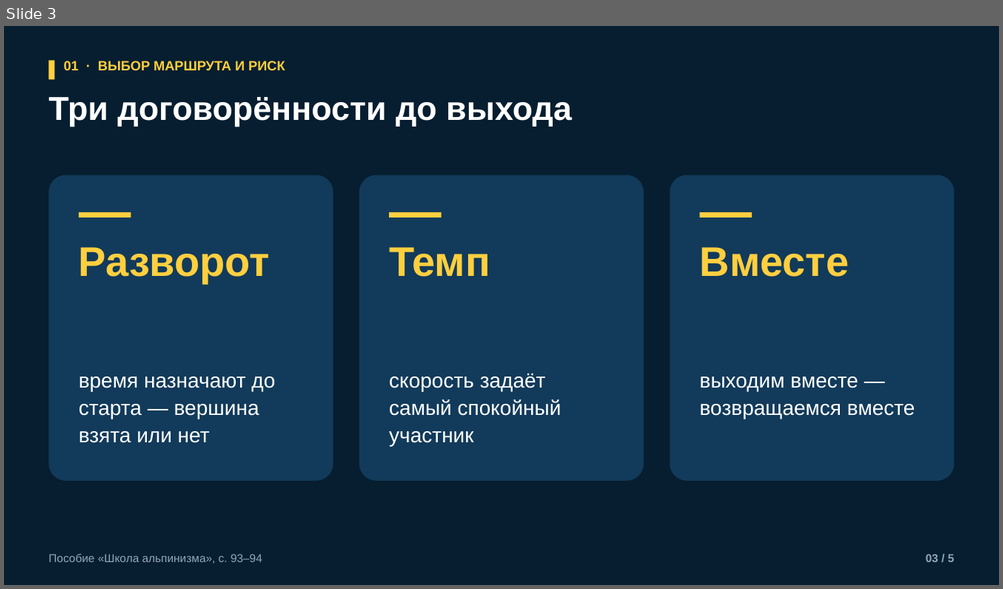
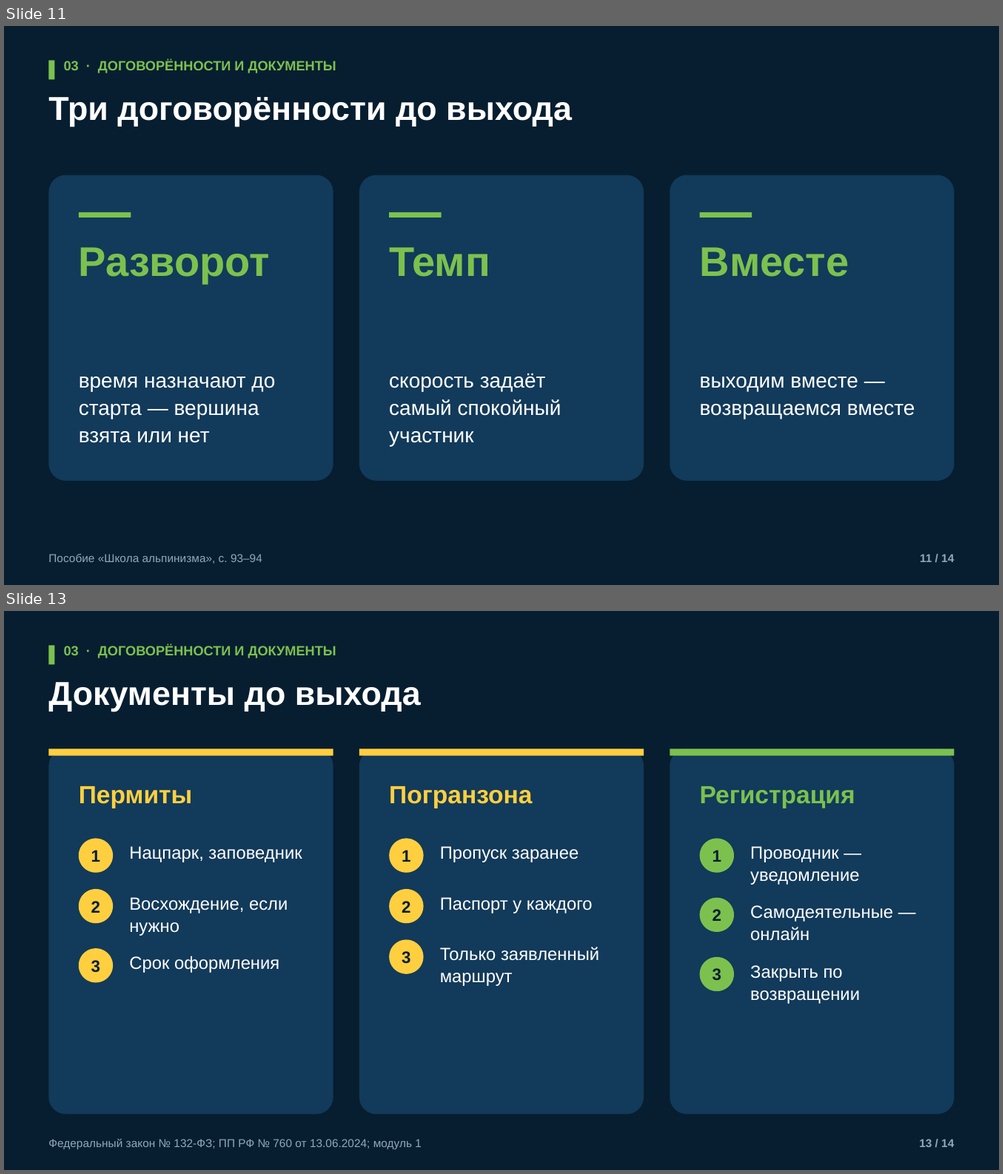
Before and after one commit to kirill54/far-education, a slide deck: presentations/lessons/M13-1_vybor-marshruta-i-risk.pptx. Shown one above the other, each under a label of ours: slide 3 before the commit, slides 11 and 13 after it; the slides between them are not shown. The pictures are 1003x589 and 1003x1174 pixels, drawn with LibreOffice and Linux fonts; fonts in the diff are those of the drawing. Boxes give left, top, right and bottom in pixels: in the first picture for what was removed or moved away, otherwise in the second. Text is boxed around its words. In the diff, an @@ line names an element or a change of style, - is before the commit and + after.

```diff
--- a/presentations/lessons/M13-1_vybor-marshruta-i-risk.pptx
+++ b/presentations/lessons/M13-1_vybor-marshruta-i-risk.pptx
@@ slide 13 added at <box>4,611,999,1170</box>, background #071E30 @@
@@ rectangle added at <box>48,645,55,665</box>, fill #7CC14E @@
@@ text added at <box>64,645,336,658</box>, 13 pt, text #7CC14E, bold @@
+03 · ДОГОВОРЁННОСТИ И ДОКУМЕНТЫ
@@ text added at <box>48,682,421,712</box>, 32 pt, text #FFFFFF, bold @@
+Документы до выхода
@@ rounded rectangle added at <box>48,749,333,1115</box>, fill #123A5A @@
@@ rectangle added at <box>48,749,333,756</box>, fill #FFCF3F @@
@@ rounded rectangle added at <box>359,749,643,1115</box>, fill #123A5A @@
@@ rectangle added at <box>359,749,643,756</box>, fill #FFCF3F @@
@@ rounded rectangle added at <box>669,749,954,1115</box>, fill #123A5A @@
@@ rectangle added at <box>669,749,954,756</box>, fill #7CC14E @@
@@ text added at <box>79,786,193,809</box>, 24 pt, text #FFCF3F, bold @@
+Пермиты
@@ text added at <box>389,786,532,809</box>, 24 pt, text #FFCF3F, bold @@
+Погранзона
@@ text added at <box>700,786,855,809</box>, 24 pt, text #7CC14E, bold @@
+Регистрация
@@ ellipse added at <box>79,839,113,873</box>, fill #FFCF3F, 16 pt, text #071E30, bold @@
+1
@@ text added at <box>129,846,301,863</box>, 17 pt, text #FFFFFF @@
+Нацпарк, заповедник
@@ ellipse added at <box>389,839,424,873</box>, fill #FFCF3F, 16 pt, text #071E30, bold @@
+1
@@ text added at <box>440,846,578,863</box>, 17 pt, text #FFFFFF @@
+Пропуск заранее
@@ ellipse added at <box>700,839,734,873</box>, fill #7CC14E, 16 pt, text #071E30, bold @@
+1
@@ text added at <box>750,846,859,885</box>, 17 pt, text #FFFFFF @@
+Проводник — уведомление
@@ ellipse added at <box>79,889,113,923</box>, fill #FFCF3F, 16 pt, text #071E30, bold @@
+2
@@ text added at <box>129,897,287,936</box>, 17 pt, text #FFFFFF @@
+Восхождение, если нужно
@@ ellipse added at <box>389,889,424,923</box>, fill #FFCF3F, 16 pt, text #071E30, bold @@
+2
@@ text added at <box>440,897,592,914</box>, 17 pt, text #FFFFFF @@
+Паспорт у каждого
@@ ellipse added at <box>700,898,734,933</box>, fill #7CC14E, 16 pt, text #071E30, bold @@
+2
@@ text added at <box>750,906,893,941</box>, 17 pt, text #FFFFFF @@
+Самодеятельные — онлайн
@@ ellipse added at <box>389,940,424,974</box>, fill #FFCF3F, 16 pt, text #071E30, bold @@
+3
@@ ellipse added at <box>79,949,113,983</box>, fill #FFCF3F, 16 pt, text #071E30, bold @@
+3
@@ text added at <box>129,956,279,973</box>, 17 pt, text #FFFFFF @@
+Срок оформления
@@ text added at <box>440,947,599,986</box>, 17 pt, text #FFFFFF @@
+Только заявленный маршрут
@@ ellipse added at <box>700,957,734,991</box>, fill #7CC14E, 16 pt, text #071E30, bold @@
+3
@@ text added at <box>750,965,859,1004</box>, 17 pt, text #FFFFFF @@
+Закрыть по возвращении
@@ text added at <box>48,1139,421,1150</box>, 11 pt, text #8FA8BC @@
+Федеральный закон № 132-ФЗ; ПП РФ № 760 от 13.06.2024; модуль 1
@@ text added at <box>919,1139,953,1147</box>, 11 pt, text #8FA8BC, bold @@
+13 / 14
@@ what was slide 3 is now slide 11 @@
@@ slide 11 changed as well @@
@@ text at <box>64,60,336,73</box>: text changed; text colour #FFCF3F to #7CC14E @@
-01 · ВЫБОР МАРШРУТА И РИСК
+03 · ДОГОВОРЁННОСТИ И ДОКУМЕНТЫ
@@ fill #FFCF3F to #7CC14E in 4 elements at <box>48,60,55,80</box>, <box>79,212,131,218</box>, <box>389,212,441,218</box>, <box>700,212,751,218</box> @@
@@ text colour #FFCF3F to #7CC14E in 3 elements at <box>79,247,270,284</box>, <box>389,247,490,277</box>, <box>700,247,849,277</box> @@
@@ text at <box>919,554,953,562</box>: text changed @@
-03 / 5
+11 / 14
```
Also in this commit, not shown: 4 other slides changed, 8 other slides added, 8 other files.
